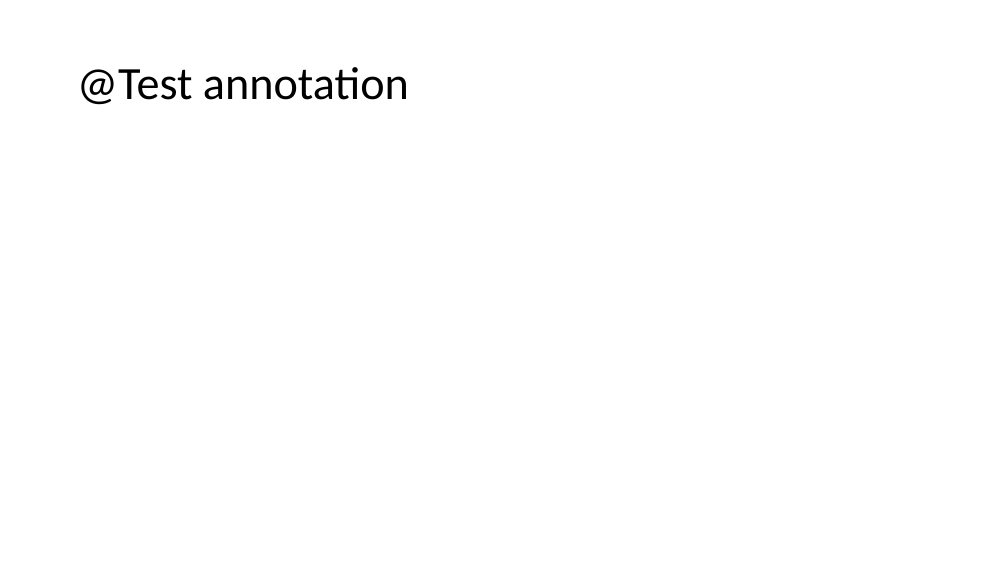
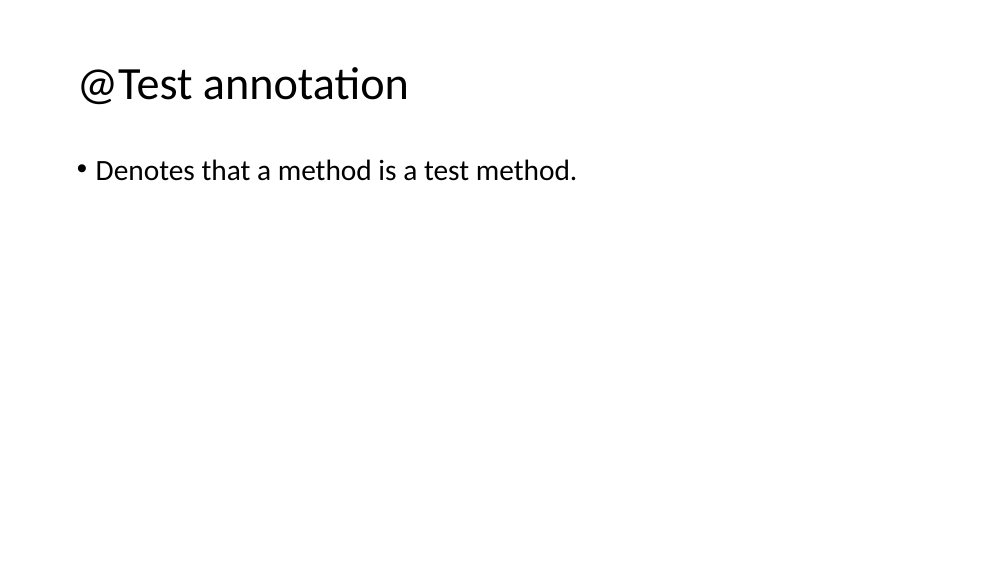
Before and after one commit to cebartling/test-driven, a slide deck: slide 14 of presentations/Introduction to JUnit 5.pptx. Drawn at 1008x567 pixels with LibreOffice and Linux fonts; fonts in the diff are those of the drawing. Boxes give left, top, right and bottom in pixels: in the first picture for what was removed or moved away, otherwise in the second. Text is boxed around its words. In the diff, an @@ line names an element or a change of style, - is before the commit and + after.

```diff
--- a/presentations/Introduction to JUnit 5.pptx
+++ b/presentations/Introduction to JUnit 5.pptx
@@ text added at [96, 159, 577, 181], 28 pt, text #000000 @@
+• Denotes that a method is a test method.
```
Also in this commit, not shown: 6 other slides changed, 4 slides added, 1 slide removed, 5 other files.
